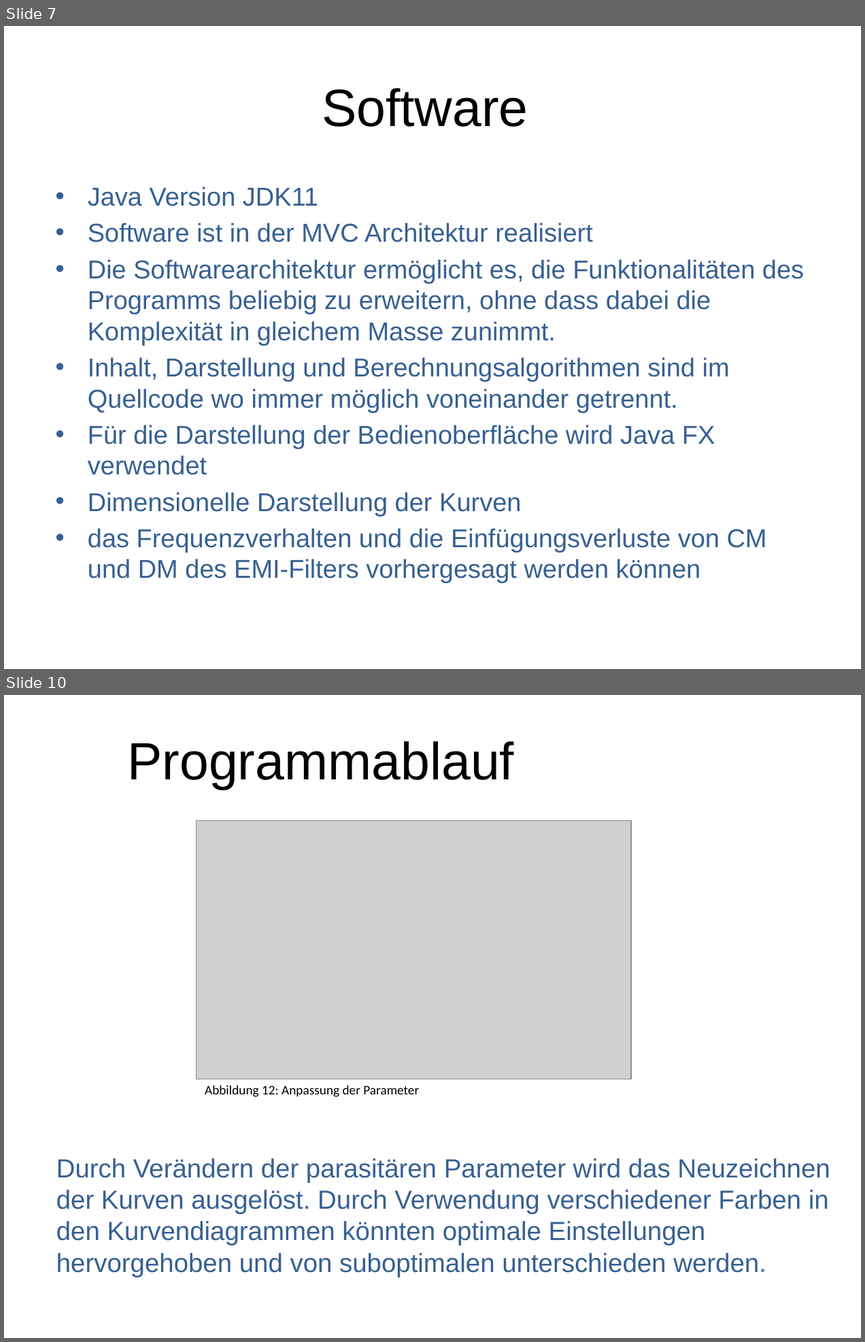
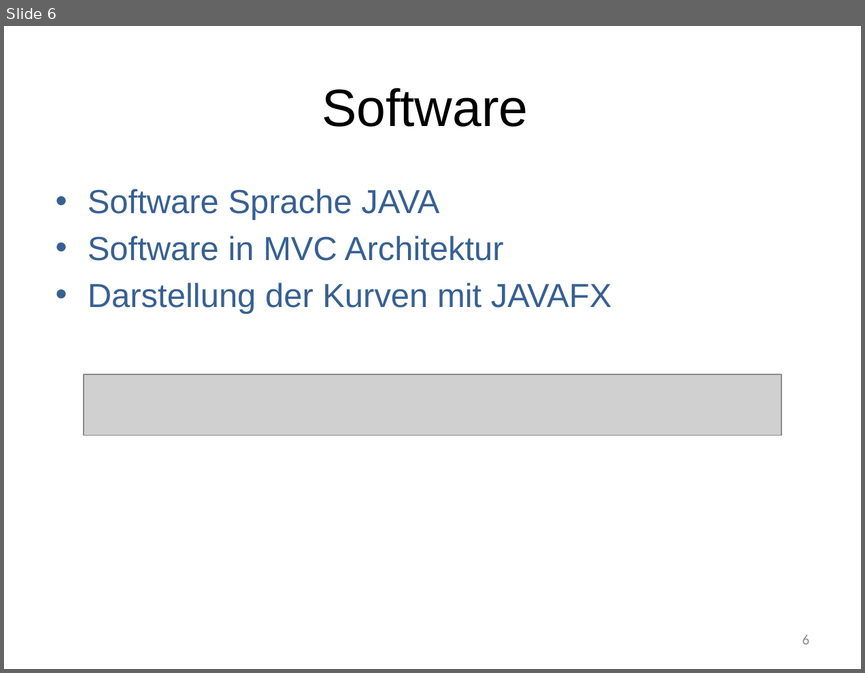
Before and after one commit to marinataborda/P2Organisation, a slide deck: Präsentationen/ZwischenPresäntation.pptx. Shown one above the other, each under a label of ours: slides 7 and 10 before the commit, slide 6 after it; the slides between them are not shown. The pictures are 865x1342 and 865x673 pixels, drawn with LibreOffice and Linux fonts; fonts in the diff are those of the drawing; grey boxes stand for pictures. Boxes give left, top, right and bottom in pixels: in the first picture for what was removed or moved away, otherwise in the second. Text is boxed around its words. In the diff, an @@ line names an element or a change of style, - is before the commit and + after.

```diff
--- a/Präsentationen/ZwischenPresäntation.pptx
+++ b/Präsentationen/ZwischenPresäntation.pptx
@@ slide 10 removed at bbox=[4, 695, 861, 1338], background #FFFFFF @@
@@ title removed at bbox=[127, 741, 514, 790] @@
-  Programmablauf
@@ picture removed at bbox=[196, 821, 630, 1080] @@
@@ text removed at bbox=[205, 1085, 419, 1097] @@
-Abbildung 12: Anpassung der Parameter
@@ text removed at bbox=[56, 1158, 830, 1276] @@
-Durch Verändern der parasitären Parameter wird das Neuzeichnen der Kurven ausgelöst. Durch Verwendung verschiedener Farben in den Kurvendiagrammen könnten optimale Einstellungen hervorgehoben und von suboptimalen unterschieden werden.
@@ what was slide 7 is now slide 6 @@
@@ slide 6 changed as well @@
@@ text at bbox=[88, 189, 612, 314]: text changed; size 21.7 to 28 pt @@
-• Java Version JDK11
-• Software ist in der MVC Architektur realisiert
-• Die Softwarearchitektur ermöglicht es, die Funktionalitäten des Programms beliebig zu erweitern, ohne dass dabei die Komplexität in gleichem Masse zunimmt.
-• Inhalt, Darstellung und Berechnungsalgorithmen sind im Quellcode wo immer möglich voneinander getrennt.
-• Für die Darstellung der Bedienoberfläche wird Java FX verwendet
-• Dimensionelle Darstellung der Kurven
-• das Frequenzverhalten und die Einfügungsverluste von CM und DM des EMI-Filters vorhergesagt werden können
+• Software Sprache JAVA
+• Software in MVC Architektur
+• Darstellung der Kurven mit JAVAFX
@@ picture added at bbox=[84, 374, 781, 435] @@
@@ page number added at bbox=[802, 635, 810, 644], 12 pt, text #8C8C8C @@
+6
```
Also in this commit, not shown: 6 other slides changed, 12 slides added, 6 other slides removed, 2 other files.
